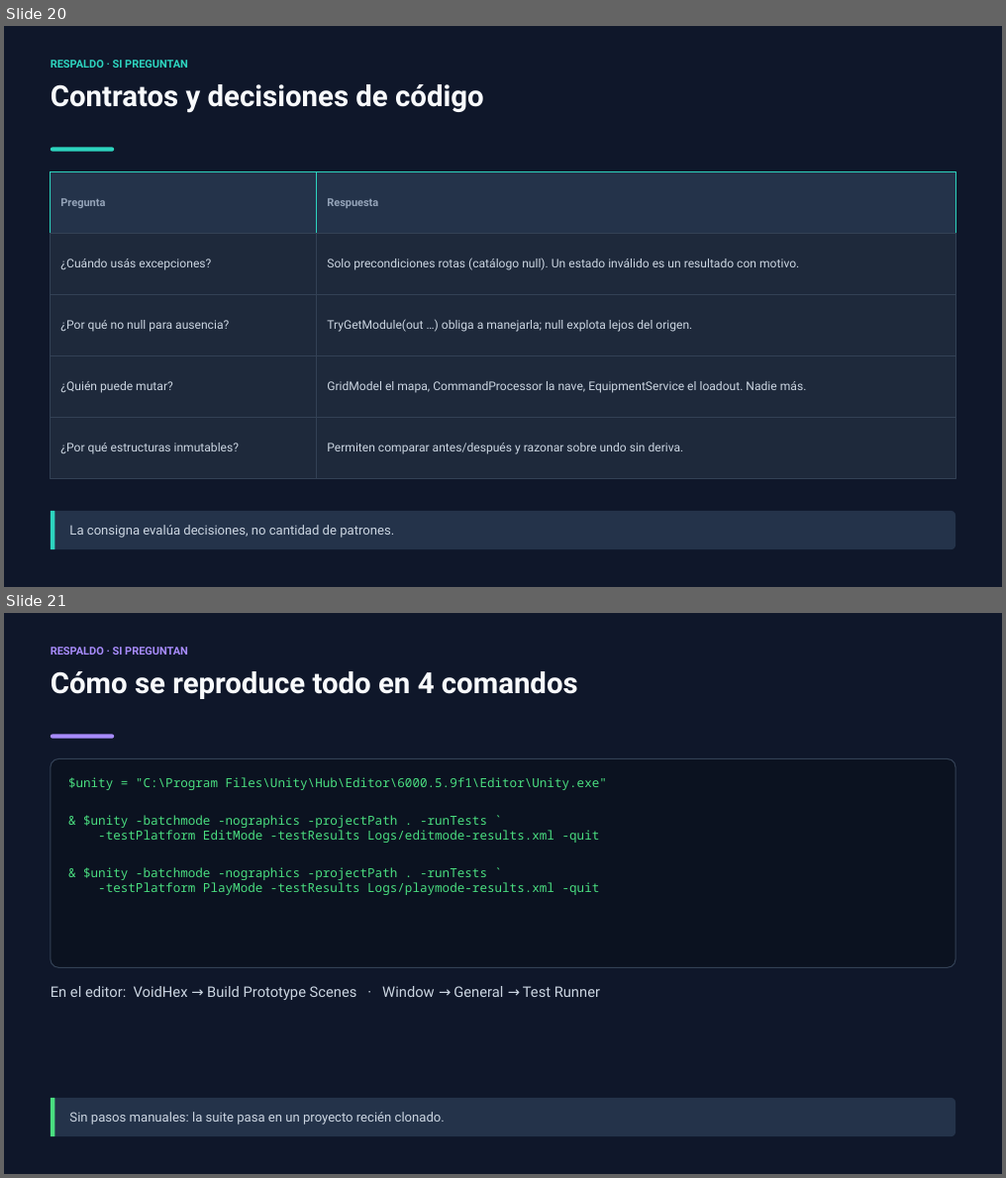
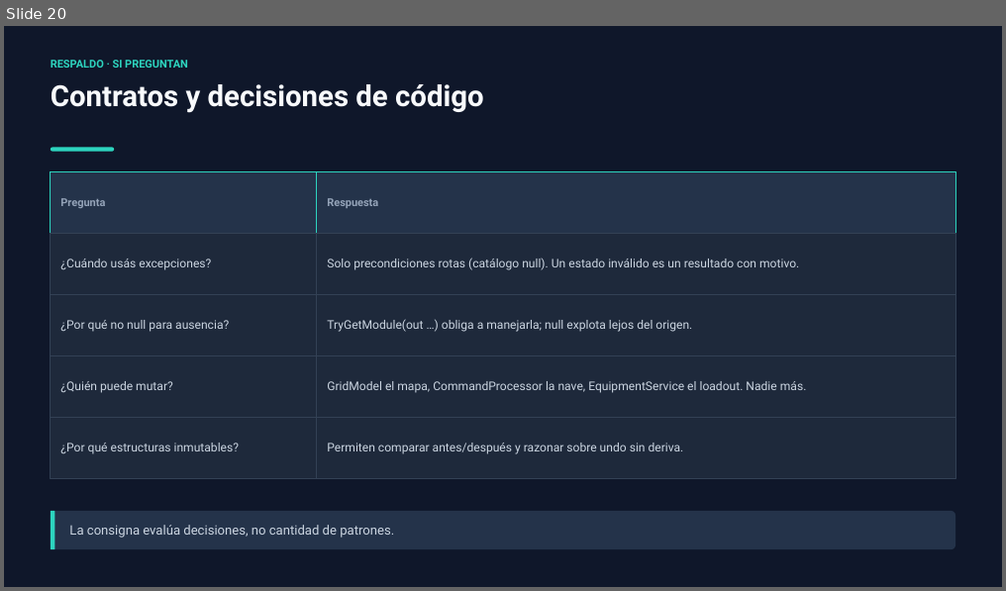
Before and after one commit to SenKetZu/HexPG, a slide deck: docs/presentacion/TP2-VoidHex-Tactics.pptx. Shown one above the other, each under a label of ours: slides 20 and 21 before the commit, slide 20 after it. The pictures are 1006x1178 and 1006x591 pixels, drawn with LibreOffice and Linux fonts; fonts in the diff are those of the drawing. Boxes give left, top, right and bottom in pixels: in the first picture for what was removed or moved away, otherwise in the second. Text is boxed around its words. In the diff, an @@ line names an element or a change of style, - is before the commit and + after.

Commit message:
Add offline verifiers, refresh the deck with real cases, drop committed logs
Verifiers: check_asmdef_refs.py compares each file's using directives against its asmdef references (catches CS0234/CS0012 before recompiling), check_scenes.py asserts components, camera, light and P3 asset wiring per scene, and console_errors.py filters errors out of the Unity console JSON. The two dotnet projects are now tracked: the Unity template's *.csproj rule ignored them because the exception sat before the rule it overrides.

The deck replaces abstractions with the actual cases: real event counts, the real command sequence and PA/hull numbers, real module ids, and a new slide with the four defects found while implementing. The exclusion list no longer claims there is no real art, which stopped being true.

Removes Assets/Logs, which had been committed by mistake: capture_game_view resolves save_path against the authoring root.

```diff
--- a/docs/presentacion/TP2-VoidHex-Tactics.pptx
+++ b/docs/presentacion/TP2-VoidHex-Tactics.pptx
@@ slide 21 removed at [4, 613, 1002, 1174], background #0F172A @@
@@ text removed at [51, 647, 188, 655] @@
-RESPALDO · SI PREGUNTAN
@@ text removed at [51, 671, 578, 699] @@
-Cómo se reproduce todo en 4 comandos
@@ rounded rectangle removed at [51, 735, 114, 739] @@
@@ rounded rectangle removed at [51, 759, 955, 967] @@
@@ text removed at [68, 777, 607, 895] @@
-$unity = "C:\Program Files\Unity\Hub\Editor\6000.5.9f1\Editor\Unity.exe"
-& $unity -batchmode -nographics -projectPath . -runTests `
--testPlatform EditMode -testResults Logs/editmode-results.xml -quit
-& $unity -batchmode -nographics -projectPath . -runTests `
--testPlatform PlayMode -testResults Logs/playmode-results.xml -quit
@@ text removed at [51, 986, 600, 1000] @@
-En el editor: VoidHex → Build Prototype Scenes · Window → General → Test Runner
@@ rounded rectangle removed at [51, 1098, 955, 1137] @@
@@ rounded rectangle removed at [51, 1098, 54, 1137] @@
@@ text removed at [69, 1112, 445, 1125] @@
-Sin pasos manuales: la suite pasa en un proyecto recién clonado.
```
Also in this commit, not shown: 7 slides changed, 1 slide added, 12 other files.
